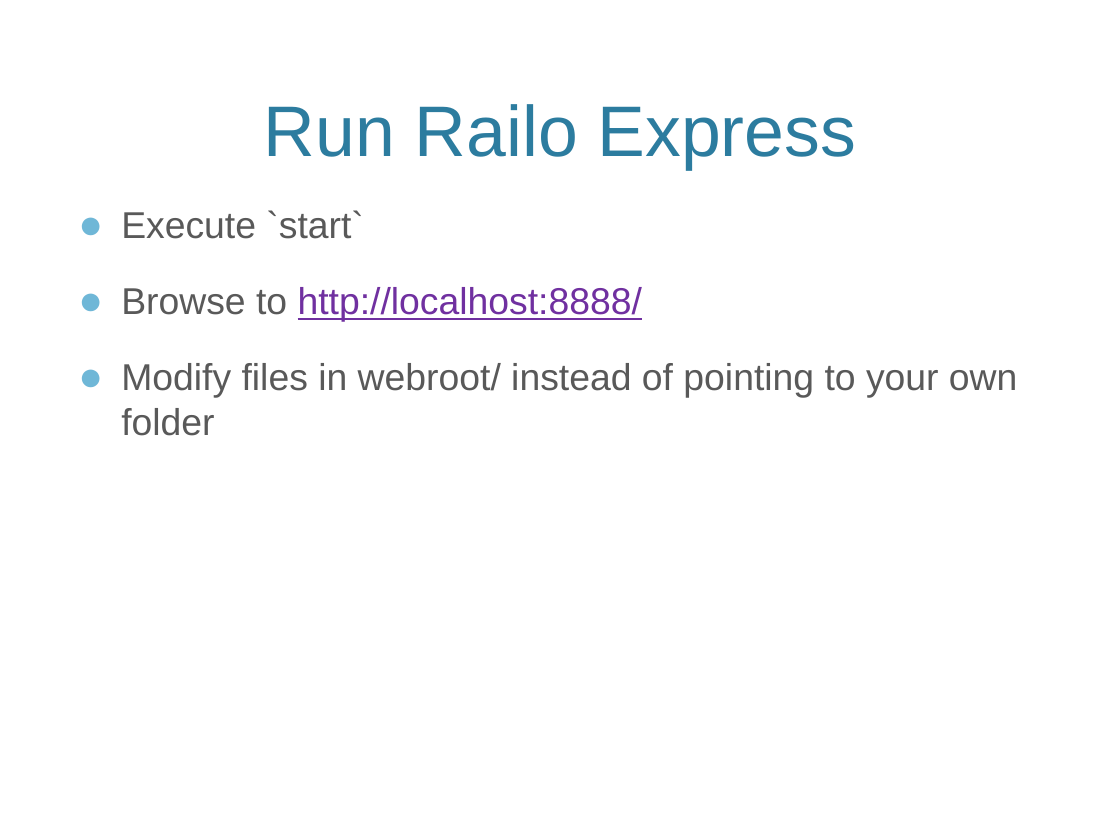
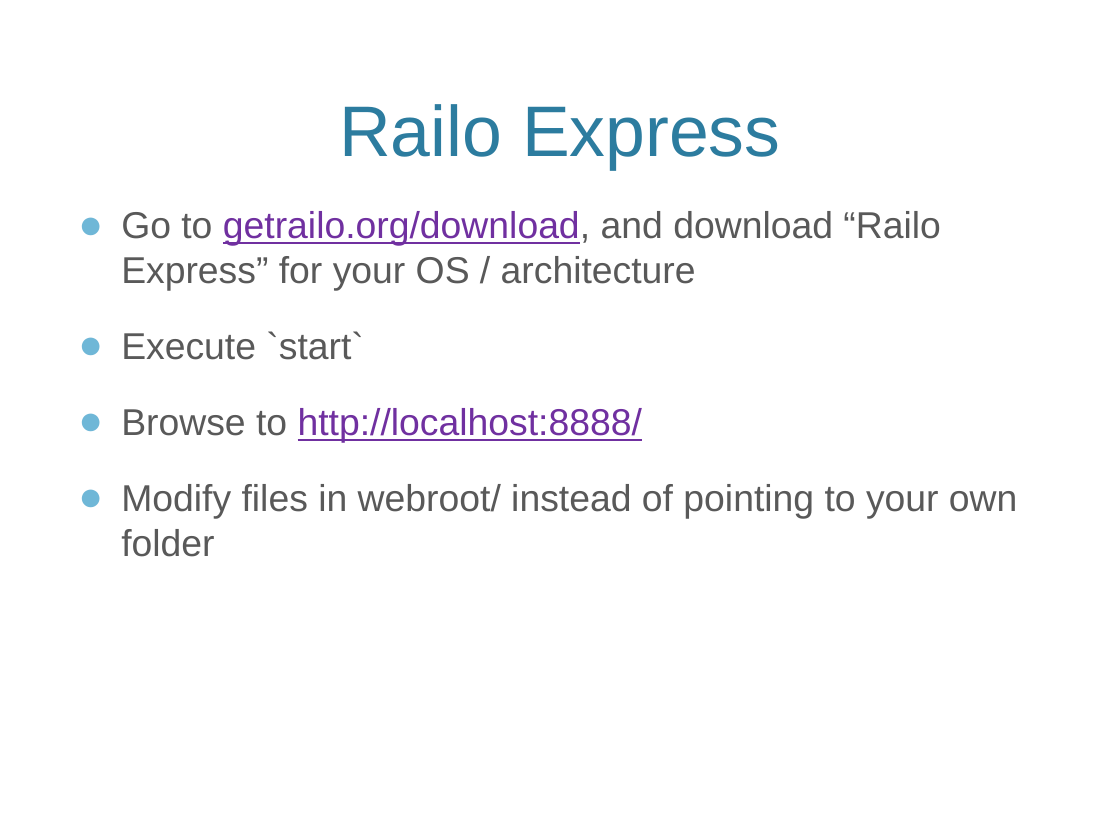
Before and after one commit to awayken/2011sdcodecamp, a slide deck: slide 11 of presentation.pptx (slide 13 before the commit). Drawn at 1120x840 pixels with LibreOffice and Linux fonts; fonts in the diff are those of the drawing; background and template pictures are left out. Boxes give left, top, right and bottom in pixels: in the first picture for what was removed or moved away, otherwise in the second. Text is boxed around its words. In the diff, an @@ line names an element or a change of style, - is before the commit and + after.

Commit message:
Simplified the slides for downloading and running engines.

```diff
--- a/presentation.pptx
+++ b/presentation.pptx
@@ title at [339,104,780,170]: text changed @@
-Run Railo Express
+Railo Express
@@ text at [121,211,941,291]: paragraph added @@
+● Go to getrailo.org/download, and download “Railo Express” for your OS / architecture
```
Also in this commit, not shown: 1 other slide changed, 2 slides removed.
